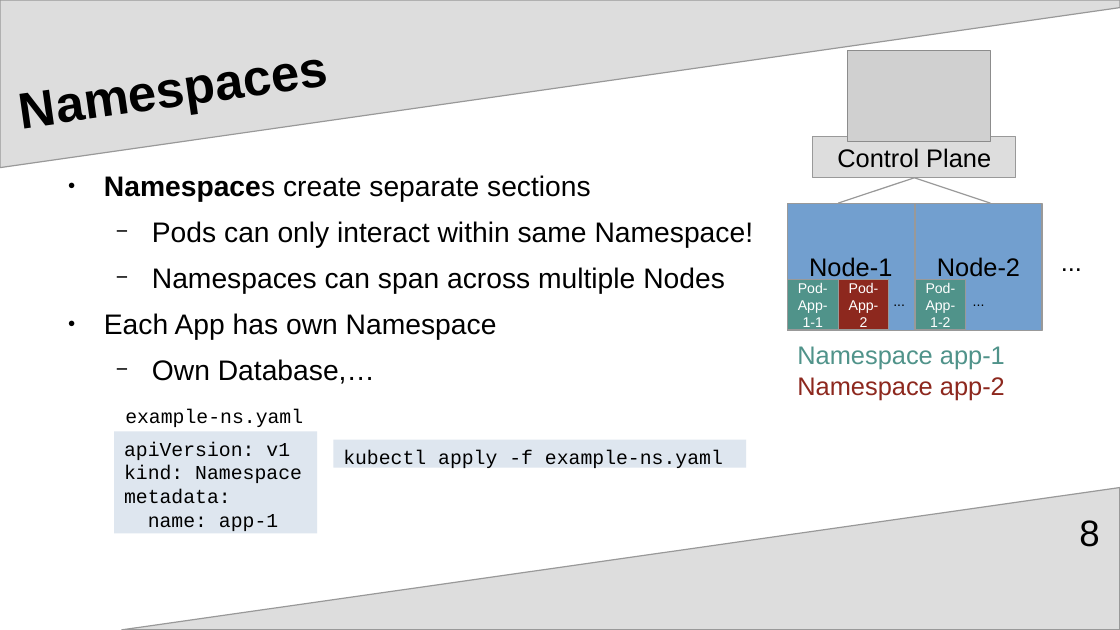
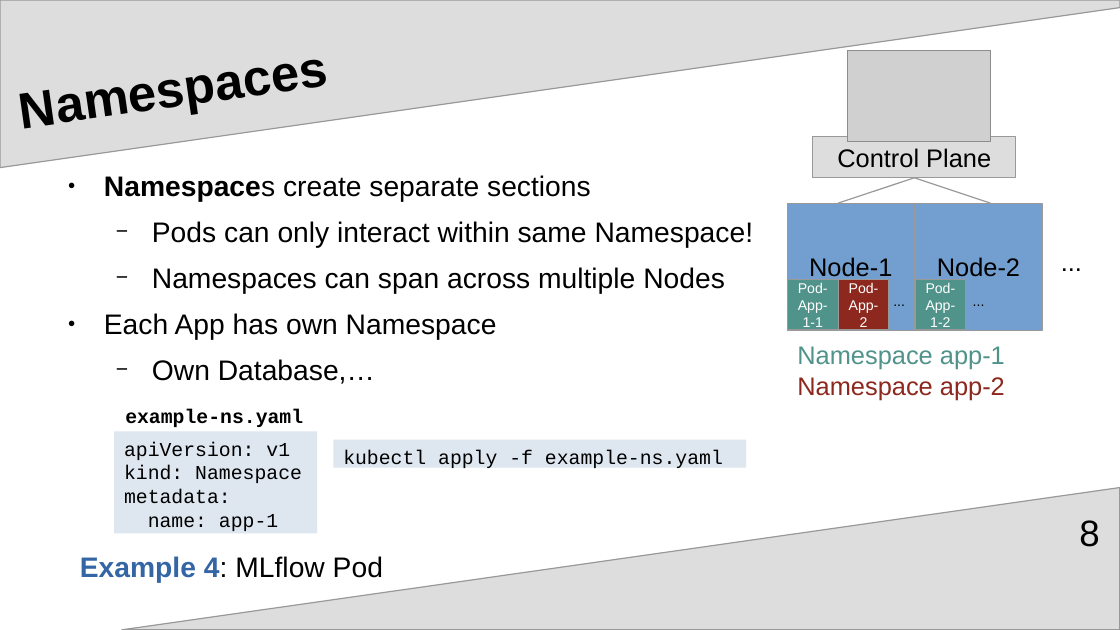
Before and after one commit to upart/cabinops, a slide deck: slide 8 of documentation/Introduction.odp. Drawn at 1120x630 pixels with LibreOffice and Linux fonts; fonts in the diff are those of the drawing; grey boxes stand for pictures. Boxes give left, top, right and bottom in pixels: in the first picture for what was removed or moved away, otherwise in the second. Text is boxed around its words. In the diff, an @@ line names an element or a change of style, - is before the commit and + after.

```diff
--- a/documentation/Introduction.odp
+++ b/documentation/Introduction.odp
@@ text "example-ns.yaml" at (125, 410, 303, 427): bold on @@
@@ text added at (80, 556, 383, 583), 20 pt, text #000000 @@
+Example 4: MLflow Pod
```
Also in this commit, not shown: 8 other slides changed, 3 slides removed, 28 other files.
